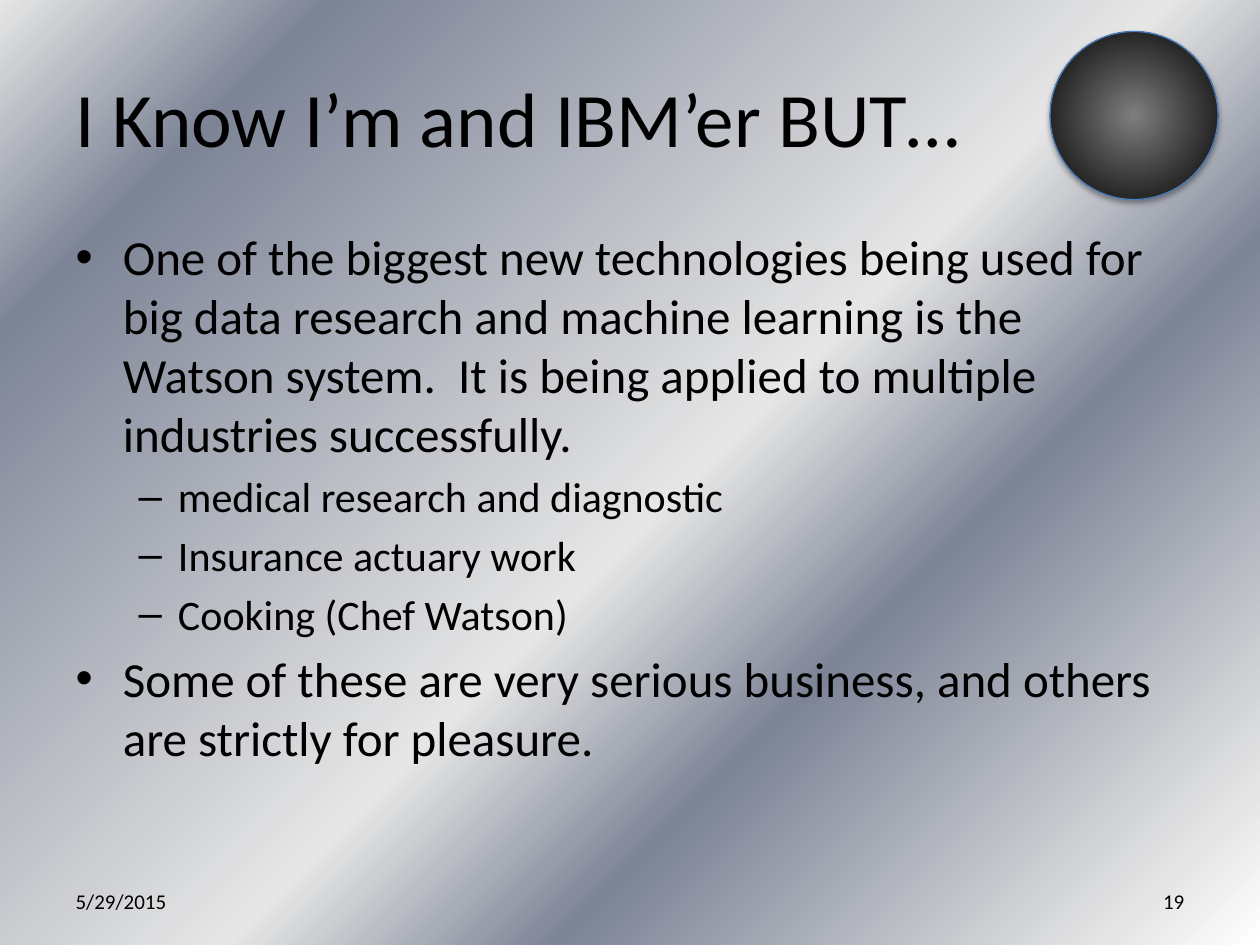
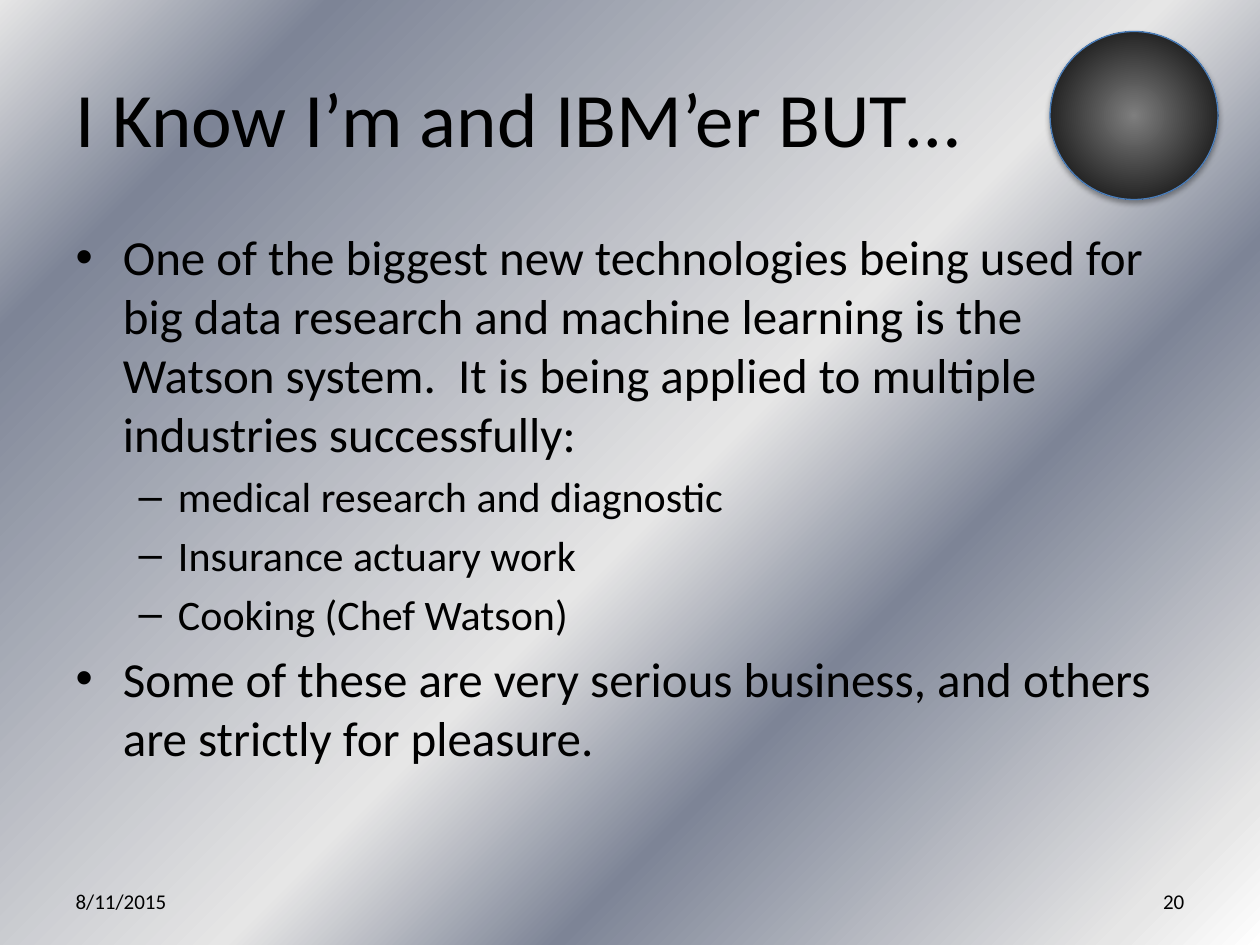
Before and after one commit to jegroom102080/What_is_Data_Science_Anyway, a slide deck: slide 20 of What is Data Science Anyway.pptx (slide 19 before the commit). Drawn at 1260x945 pixels with LibreOffice and Linux fonts; fonts in the diff are those of the drawing. Boxes give left, top, right and bottom in pixels: in the first picture for what was removed or moved away, otherwise in the second. Text is boxed around its words. In the diff, an @@ line names an element or a change of style, - is before the commit and + after.

```diff
--- a/What is Data Science Anyway.pptx
+++ b/What is Data Science Anyway.pptx
@@ text at [123,241,1143,460]: text changed @@
-• One of the biggest new technologies being used for big data research and machine learning is the Watson system. It is being applied to multiple industries successfully.
+• One of the biggest new technologies being used for big data research and machine learning is the Watson system. It is being applied to multiple industries successfully:
@@ text at [76,894,167,910]: text changed @@
-5/29/2015
+8/11/2015
@@ page number at [1163,895,1184,909]: text changed @@
-19
+20
```
Also in this commit, not shown: 44 other slides changed, 1 slide added.
